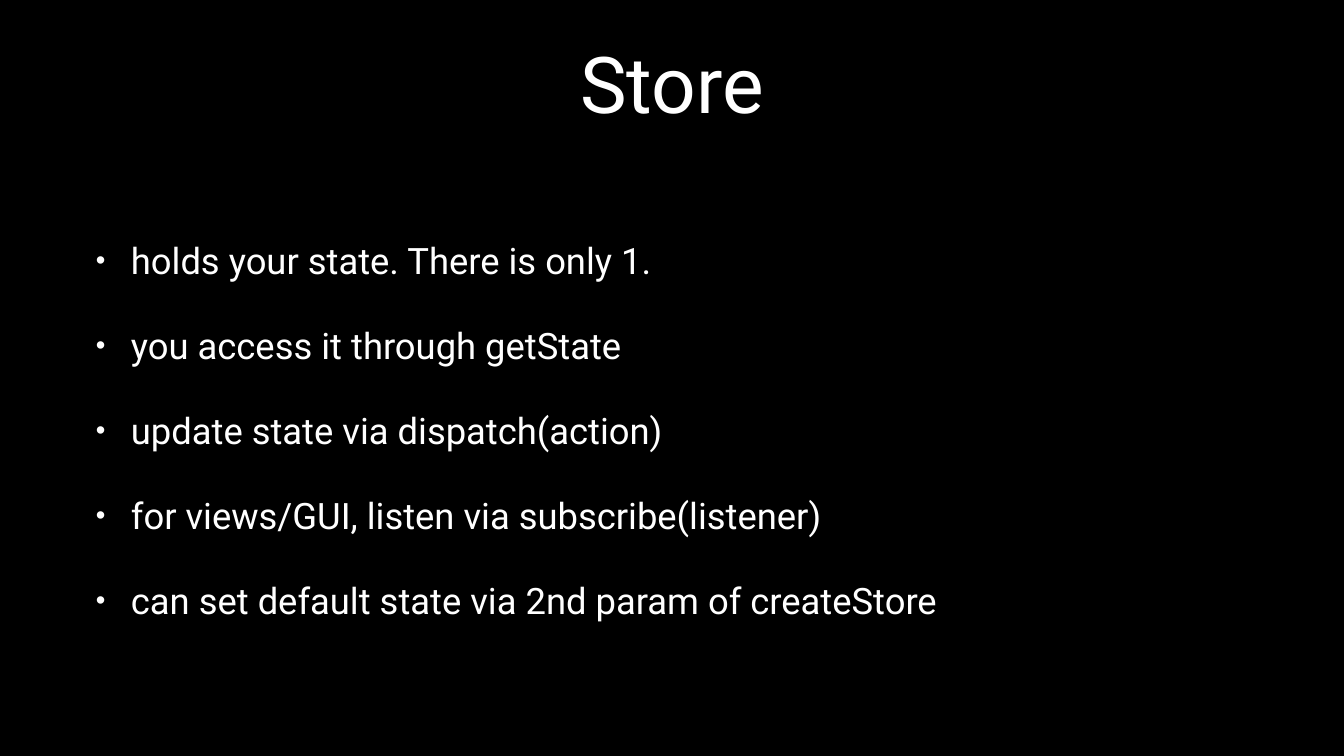
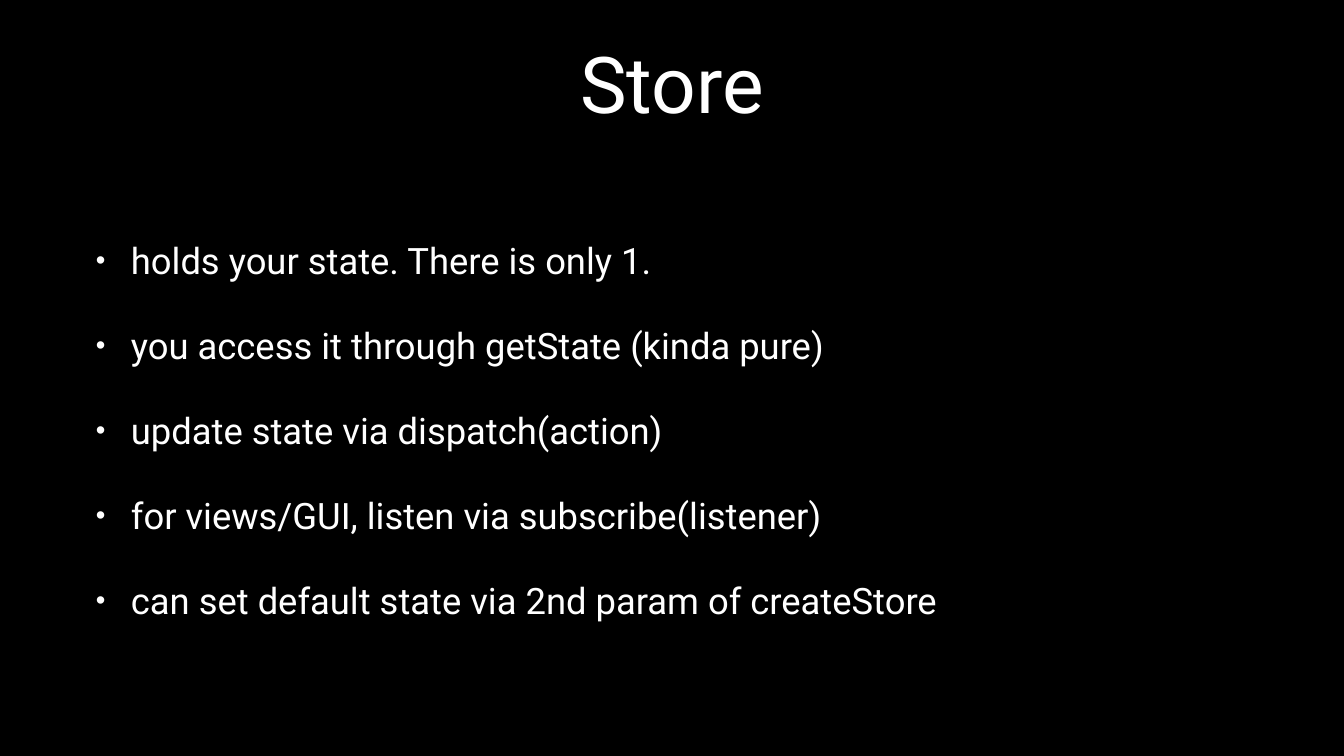
Before and after one commit to JesterXL/redux-ngredux-sagas-angular-presentation, a slide deck: slide 54 of redux-preso-nationjs-9.16.2016.pptx (slide 60 before the commit). Drawn at 1344x756 pixels with LibreOffice and Linux fonts; fonts in the diff are those of the drawing. Boxes give left, top, right and bottom in pixels: in the first picture for what was removed or moved away, otherwise in the second. Text is boxed around its words. In the diff, an @@ line names an element or a change of style, - is before the commit and + after.

```diff
--- a/redux-preso-nationjs-9.16.2016.pptx
+++ b/redux-preso-nationjs-9.16.2016.pptx
@@ text at [131, 330, 823, 367]: text changed @@
-• you access it through getState
+• you access it through getState (kinda pure)
```
Also in this commit, not shown: 12 other slides changed, 7 slides added, 14 slides removed, 2 other files.
